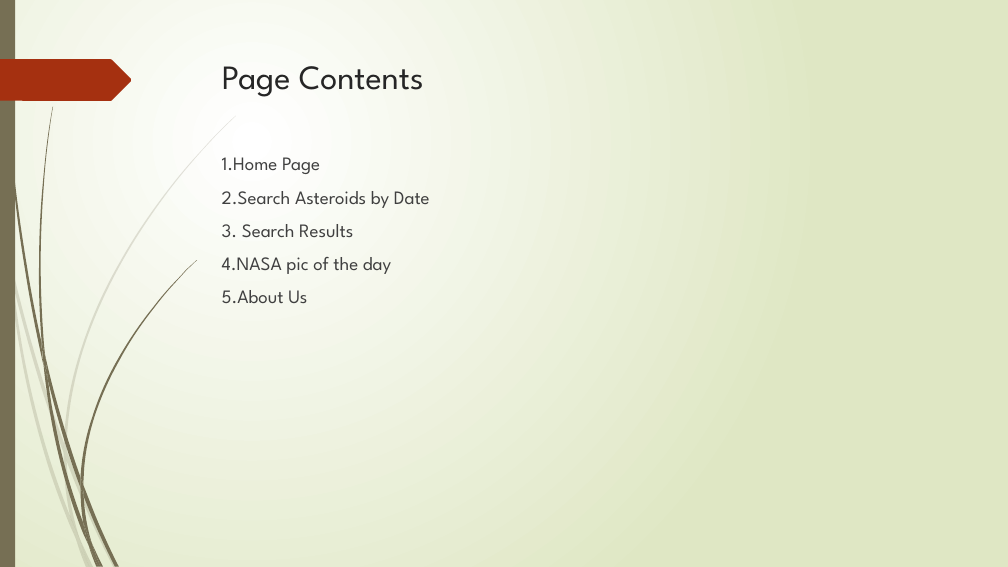
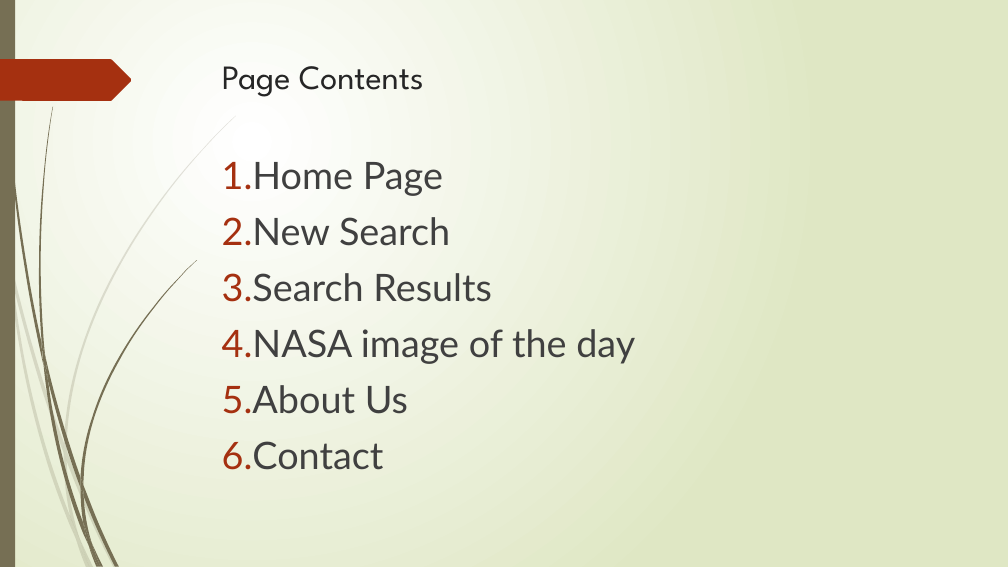
Before and after one commit to 301n15-nasa/main, a slide deck: slide 4 of Data Asteroid.pptx (slide 3 before the commit). Drawn at 1008x567 pixels with LibreOffice and Linux fonts; fonts in the diff are those of the drawing. Boxes give left, top, right and bottom in pixels: in the first picture for what was removed or moved away, otherwise in the second. Text is boxed around its words. In the diff, an @@ line names an element or a change of style, - is before the commit and + after.

```diff
--- a/Data Asteroid.pptx
+++ b/Data Asteroid.pptx
@@ text at [222,162,635,470]: text changed; size 18 to 36 pt; font League Spartan to Lato @@
-1.Home Page
-2.Search Asteroids by Date
-3. Search Results
-4.NASA pic of the day
-5.About Us
+1. Home Page
+2. New Search
+3. Search Results
+4. NASA image of the day
+5. About Us
+6. Contact
```
Also in this commit, not shown: 6 other slides changed, 2 slides added.
